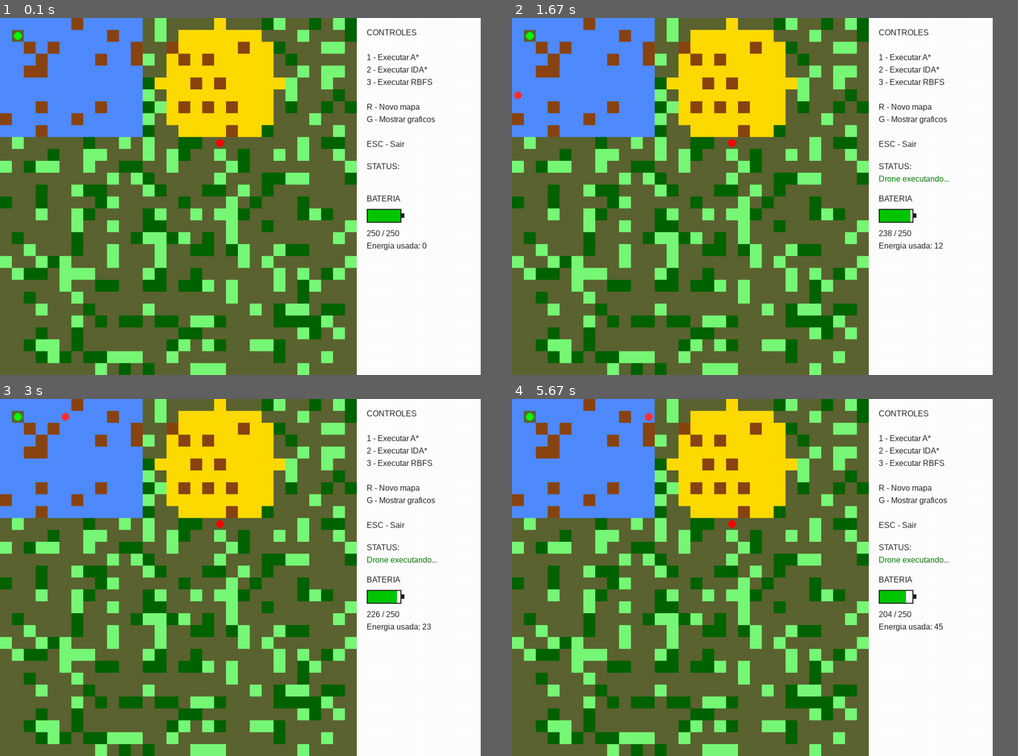
Above: before the commit, frames 1-4 (two rows, left to right).
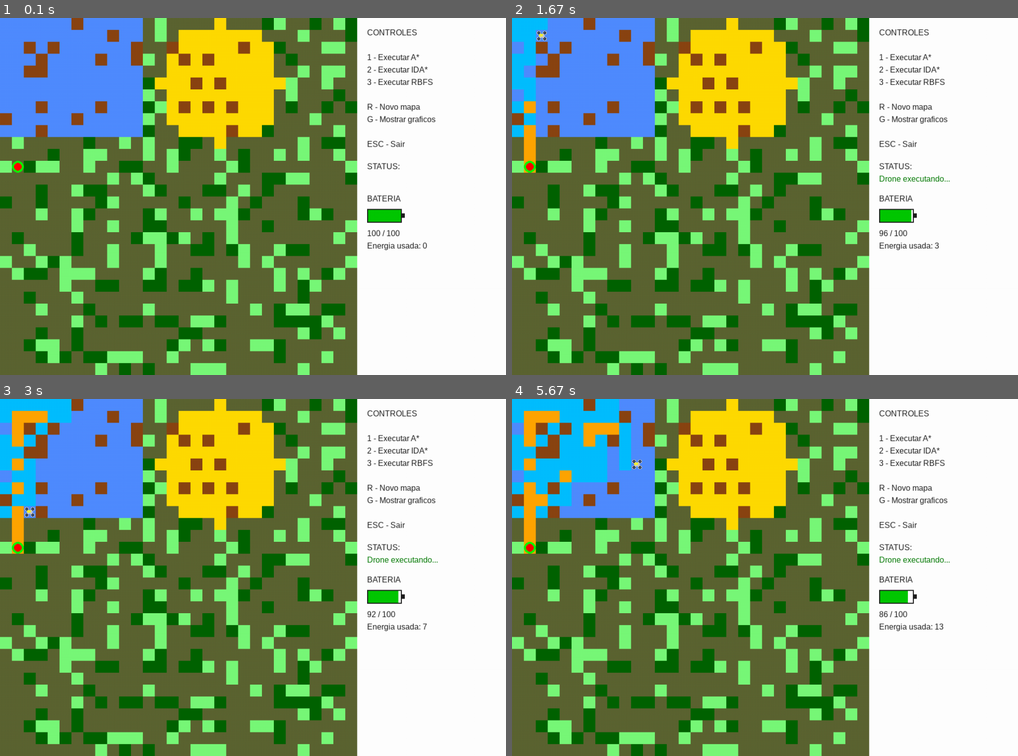
Above: after the commit, the same moments.

Repository: Trabalhos-UNIP-IA/IA_J903_Agro_Comparacao_Astar_IDAstar_RBFS
Game: pygame game, started from pygame_vizual.py
Same seed, same stepped clock (60 frames per second), same inputs: the game is played once before the commit and once after it.
Inputs:
- Up to frame 1 (0.1 s): no input
- Up to frame 2 (1.67 s): tap 1 at 0.33 s
- Up to frame 3 (3 s): no input
- Up to frame 4 (5.67 s): no input
In our replay, the window is 855x635 before the commit and 900x635 after it. These sizes can differ from the game's own. Grey fills any space a smaller window leaves; there, only what the larger window draws over its background counts as a difference.

The runs differ from the first frame. In frame 1, 2.4% of the frame differs, in the area x 2-87%, y 0-100%; in frame 2, 4.1%; in frame 3, 5.2%; in frame 4, 8.0%, in the area x 0-87%, y 0-100%.

Commit message:
Densenho do drone , animações e refatoramento

Diff:
--- a/config.py
+++ b/config.py
@@ -15,16 +15,9 @@
 LARGURA = COLUNAS * TAMANHO + 300
 ALTURA = LINHAS * TAMANHO
 
-tela = pygame.display.set_mode((LARGURA, ALTURA))
-pygame.display.set_caption("Planejamento de Rotas - Drone Agrícola")
+E_MAX = 100  # energia máxima do drone
+CUSTO_MOVIMENTO = 0.3  # custo de energia para cada movimento
 
-clock = pygame.time.Clock()
-fonte = pygame.font.SysFont("Arial", 16)
-
-E_MAX = 100  # energia máxima do drone
-CUSTO_MOVIMENTO = 1  # custo de energia para cada movimento
-bateria = E_MAX
-largura_barra = 120
 
 
 DIRECOES = [(1, 0), (-1, 0), (0, 1), (0, -1)]
--- a/mapa.py
+++ b/mapa.py
@@ -3,20 +3,11 @@
 import pygame
 from config import LINHAS, COLUNAS, TAMANHO, BRANCO, PRETO, AZUL, AMARELO, VERDE, VERMELHO, CINZA
 
-
-# =============================
-# POSIÇÕES
-# =============================
-
-
-start = (1, 1)  # canto da área azul
-goal = (10, 18)
-# =============================
 # GERAR MAPA
 # =============================
 
 
-def gerar_mapa():
+def gerar_mapa(start:list , goal:list):
 
     grid = [[0 for _ in range(COLUNAS)] for _ in range(LINHAS)]
 
@@ -59,7 +50,7 @@
     return grid
 
 
-def desenhar(tela,grid, drone=None):
+def desenhar(tela,grid,start:list , goal:list, drone=None):
 
     tela.fill(BRANCO)
 
@@ -76,11 +67,16 @@
                     pygame.draw.rect(tela, AZUL, rect)
                 case 3:
                     pygame.draw.rect(tela, AMARELO, rect)
+                case 4:
+                    pygame.draw.rect(tela, [0,191,255], rect)
+                case 5:
+                    pygame.draw.rect(tela, [255,255,50], rect)
                 case 6:
                     pygame.draw.rect(tela, [0,100,0], rect)
                 case 7:
                      pygame.draw.rect(tela, [120,250,120], rect)
-
+                case 9:
+                    pygame.draw.rect(tela, [255,165,0], rect)
 
 
     # start
@@ -88,7 +84,7 @@
         tela,
         (0, 255, 0),
         (start[1] * TAMANHO + TAMANHO // 2, start[0] * TAMANHO + TAMANHO // 2),
-        TAMANHO // 3,
+        TAMANHO //2,
     )
 
     # goal
@@ -102,10 +98,50 @@
     if drone:
 
         x, y = drone
+        # pygame.draw.rect(
+        #     tela,
+        #     CINZA,
+        #     ( y * TAMANHO  , x * TAMANHO
+        #      , TAMANHO*.7, TAMANHO*.5),
+        #     )
+                # Definindo o retângulo do corpo (centralizado no drone)
+        largura_corpo = TAMANHO // 2
+        altura_corpo = TAMANHO // 3
 
-        pygame.draw.circle(
+        # Desenha o retângulo preenchido (width=0) e com cantos levemente arredondados
+        # 1. Definimos o centro da célula (onde o drone está)
+        centro_x = y * TAMANHO + TAMANHO // 2
+        centro_y = x * TAMANHO + TAMANHO // 2
+
+        pygame.draw.rect(
             tela,
-            VERMELHO,
-            (y * TAMANHO + TAMANHO // 2, x * TAMANHO + TAMANHO // 2),
-            TAMANHO // 3,
+            CINZA,
+            (centro_x - largura_corpo // 2, centro_y - altura_corpo // 2, largura_corpo, altura_corpo),
+            width=0,
+            border_radius=5
         )
+        pygame.draw.rect(
+            tela,
+            [255,255,0],
+            (centro_x - largura_corpo // 2, centro_y - altura_corpo // 2, largura_corpo*.7, altura_corpo*.7),
+            width=2,
+            border_radius=5
+        )
+        # 2. Definimos a distância do centro até as hélices (ajuste o 4 conforme desejar)
+        deslocamento = TAMANHO // 4
+
+        # 3. Lista de direções: (horizontal, vertical)
+        # (-1, -1) = Superior Esquerdo | (1, -1) = Superior Direito
+        # (-1, 1)  = Inferior Esquerdo | (1, 1)  = Inferior Direito
+
+        posicoes = [(-1, -1), (1, -1), (-1, 1), (1, 1)]
+
+        for dx, dy in posicoes:
+            # Calcula a posição de cada hélice
+            pos_helice = (centro_x + dx * deslocamento, centro_y + dy * deslocamento)
+
+            # Desenha o círculo Amarelo (Externo)
+            pygame.draw.circle(tela, CINZA, pos_helice, TAMANHO // 6,width=3)
+
+            # Desenha o círculo Preto (Interno)
+            pygame.draw.circle(tela, PRETO, pos_helice, TAMANHO // 8 ,width=2)
--- a/pygame_vizual.py
+++ b/pygame_vizual.py
@@ -1,76 +1,38 @@
+
+# Importações e configurações
+
 import pygame
 import heapq
 import time
 import tracemalloc
+from copy import deepcopy
+from config import LINHAS, COLUNAS, TAMANHO, PRETO,ALTURA, LARGURA,CUSTO_MOVIMENTO ,E_MAX,DIRECOES
 from mapa import gerar_mapa, desenhar
 import matplotlib.pyplot as plt
 
-# =============================
-# CONFIGURAÇÃO
-# =============================
+# Inicialização do Pygame e variáveis globais
 
 pygame.init()
-
-TAMANHO = 24
-LINHAS = 30
-COLUNAS = 30
-
-LARGURA = COLUNAS * TAMANHO + 250
-ALTURA = LINHAS * TAMANHO
-
 tela = pygame.display.set_mode((LARGURA, ALTURA))
 pygame.display.set_caption("Drone Agrícola - Comparação de Algoritmos")
-
 clock = pygame.time.Clock()
 fonte = pygame.font.SysFont("Arial", 16)
-
-E_MAX = 250
-CUSTO_MOVIMENTO = 1
 bateria = E_MAX
 energia_consumida = 0
 status_mensagem = ""
-
-DIRECOES = [(1, 0), (-1, 0), (0, 1), (0, -1)]
-
-# =============================
-# CORES
-# =============================
-
-BRANCO = (255, 255, 255)
-PRETO = (30, 30, 30)
-AZUL = (80, 140, 255)
-AMARELO = (255, 220, 0)
-VERMELHO = (255, 50, 50)
-CINZA = (200, 200, 200)
-
-# =============================
-# POSIÇÕES
-# =============================
-
-start = (1, 1)  # canto da área azul
-goal = (10, 18)  # último bloco inferior da área amarela
-# =============================
+start = (12, 1)  # canto da área azul
+goal = (12, 1)  # último bloco inferior da área amarela
+
 # GERAR MAPA
-# =============================
-
-
-grid = gerar_mapa()
-
-
-# =============================
+
+gridori = gerar_mapa(start=start, goal=goal)
+grid = deepcopy(gridori)
+
 # HEURÍSTICA
-# =============================
-
-
 def heuristic(a, b):
     return abs(a[0] - b[0]) + abs(a[1] - b[1])
 
-
-# =============================
 # VIZINHOS
-# =============================
-
-
 def neighbors(n):
 
     x, y = n
@@ -89,12 +51,7 @@
 
     return result
 
-
-# =============================
 # CUSTO
-# =============================
-
-
 def custo(x, y):
 
     if grid[x][y] == 2:
@@ -104,12 +61,7 @@
     else:
         return CUSTO_MOVIMENTO
 
-
-# =============================
 # A*
-# =============================
-
-
 def astar(start, goal):
 
     open_list = []
@@ -152,12 +104,7 @@
 
     return None
 
-
-# =============================
 # IDA*
-# =============================
-
-
 def ida_star(start, goal):
 
     bound = heuristic(start, goal)
@@ -210,12 +157,7 @@
 
         bound = t
 
-
-# =============================
 # RBFS
-# =============================
-
-
 def rbfs(node, goal, g, bound, path):
 
     f = g + heuristic(node, goal)
@@ -258,18 +200,12 @@
         if result:
             return result, new_f
 
-
 def run_rbfs(start, goal):
 
     path, _ = rbfs(start, goal, 0, float("inf"), [start])
     return path
 
-
-# =============================
 # VARREDURA INTELIGENTE
-# =============================
-
-
 def cobrir_regiao(start_pos, area, algoritmo):
 
     caminho_total = []
@@ -297,8 +233,7 @@
 
     return caminho_total
 
-
-def pegar_regiao(tipo):
+def pegar_regiao(tipo,grid):
 
     regiao = []
 
@@ -310,22 +245,16 @@
 
     return regiao
 
-
-# =============================
 # PERFORMANCE
-# =============================
-
 
 performance = []
-
-
-def executar_algoritmo(nome, func):
+def executar_algoritmo(nome, func,grid):
 
     tracemalloc.start()
     t0 = time.perf_counter()
 
-    area_ret = pegar_regiao(2)
-    area_circ = pegar_regiao(3)
+    area_ret = pegar_regiao(2,grid)
+    area_circ = pegar_regiao(3,grid)
 
     # ir até a primeira área
     entrada = min(area_ret, key=lambda c: heuristic(start, c))
@@ -342,8 +271,10 @@
 
     # cobrir área circular
     path4 = cobrir_regiao(entrada2, area_circ, func)
-
-    path = path1 + path2 + path3 + path4
+    #
+    entrada3 = path4[-1] if path4 else entrada2
+    path5 = func(entrada3,goal)
+    path = path1 + path2 + path3 + path4 + path5
     tempo = time.perf_counter() - t0
 
     current, peak = tracemalloc.get_traced_memory()
@@ -358,12 +289,7 @@
 
     return path
 
-
-# =============================
 # COMPARAR ALGORITMOS
-# =============================
-
-
 def comparar_algoritmos():
 
     global performance
@@ -376,21 +302,16 @@
 
         print("Executando:", nome)
 
-        path = executar_algoritmo(nome, func)
+        path = executar_algoritmo(nome, func,gridori)
 
         if path:
-            animar(path)
+            animar(path,gridori)
         else:
             print("Nenhum caminho encontrado para", nome)
 
     mostrar_graficos()
 
-
-# =============================
 # GRÁFICOS
-# =============================
-
-
 def mostrar_graficos():
 
     if not performance:
@@ -416,7 +337,6 @@
     plt.title("Energia")
 
     plt.show()
-
 
 def desenhar_bateria(x, y):
 
@@ -445,7 +365,6 @@
 
     # terminal da bateria
     pygame.draw.rect(tela, PRETO, (x + largura, y + altura // 3, 6, altura // 3))
-
 
 def desenhar_ui():
 
@@ -522,15 +441,10 @@
     img = fonte.render(texto_uso, True, PRETO)
     tela.blit(img, (x_offset, y))
 
-
-# =============================
 # ANIMAÇÃO
-# =============================
-
-
-def animar(path):
-
-    global bateria, energia_consumida, status_mensagem, grid
+def animar(path,grid):
+
+    global bateria, energia_consumida, status_mensagem
 
     if not path:
         status_mensagem = "Nenhum caminho encontrado"
@@ -539,9 +453,18 @@
     bateria = E_MAX
     energia_consumida = 0
     status_mensagem = "Drone executando..."
-
+    u = None
     for p in path:
 
+        if u :
+            # marcar caminho percorrido
+            match grid[u[0]][u[1]] :
+                case 2:
+                    grid[u[0]][u[1]] = 4
+                case 3:
+                    grid[u[0]][u[1]] = 5
+                case _:
+                    grid[u[0]][u[1]] = 9
         x, y = p
         gasto = custo(x, y)
 
@@ -553,64 +476,66 @@
         bateria -= gasto
         energia_consumida += gasto
 
-        desenhar(tela, grid, p)
+        desenhar(tela, grid,start, goal, p)
         desenhar_ui()
 
         pygame.display.update()
         pygame.time.delay(60)
-
+        u = p
+        if bateria <= 0:
+            status_mensagem = "Bateria acabou!"
+            break
     if bateria > 0:
         status_mensagem = "Missao concluida"
-
-
-# =============================
+        return grid
+
 # LOOP
-# =============================
+def escolher(mensagem,algo,func,gridori):
+    global status_mensagem
+    grid = deepcopy(gridori)
+    status_mensagem = mensagem
+    path = executar_algoritmo(algo, func,grid=grid)
+    grid = animar(path,grid)
+
+    return grid
 
 running = True
-
 while running:
-
     clock.tick(60)
-
     for event in pygame.event.get():
 
         if event.type == pygame.QUIT:
             running = False
 
         if event.type == pygame.KEYDOWN:
-
-            if event.key == pygame.K_r:
-                grid = gerar_mapa()
-
-                status_mensagem = "Novo mapa gerado"
-
-            if event.key == pygame.K_1:
-                status_mensagem = "Executando A*"
-                path = executar_algoritmo("A*", astar)
-                animar(path)
-
-            if event.key == pygame.K_2:
-                status_mensagem = "Executando IDA*"
-                path = executar_algoritmo("IDA*", ida_star)
-                animar(path)
-
-            if event.key == pygame.K_3:
-                status_mensagem = "Executando RBFS"
-                path = executar_algoritmo("RBFS", run_rbfs)
-                animar(path)
-
-            if event.key == pygame.K_g:
-                status_mensagem = "Mostrando gráficos"
-                mostrar_graficos()
-
-            if event.key == pygame.K_ESCAPE:
-                running = False
-                pygame.quit()
-                exit()
+            match event.key:
+
+                case pygame.K_r:
+                    gridori = gerar_mapa(start=start, goal=goal)
+                    status_mensagem = "Novo mapa gerado"
+                    grid = deepcopy(gridori)
+                case pygame.K_1:
+                    grid= escolher("Executando A*", "A*", astar,gridori)
+
+
+                case pygame.K_2:
+                    grid= escolher("Executando IDA*", "IDA*", ida_star,gridori)
+
+
+                case pygame.K_3:
+                    grid=escolher("Executando RBFS", "RBFS", run_rbfs,gridori)
+
+                case pygame.K_g:
+                    status_mensagem = "Mostrando gráficos"
+                    mostrar_graficos()
+
+                case pygame.K_ESCAPE:
+                    running = False
+                    pygame.quit()
+                    exit()
 
     # desenhar tela
-    desenhar(tela, grid)
+    desenhar(tela, grid,start, goal)
     desenhar_ui()
 
     pygame.display.update()
Not shown, added: .gitignore
